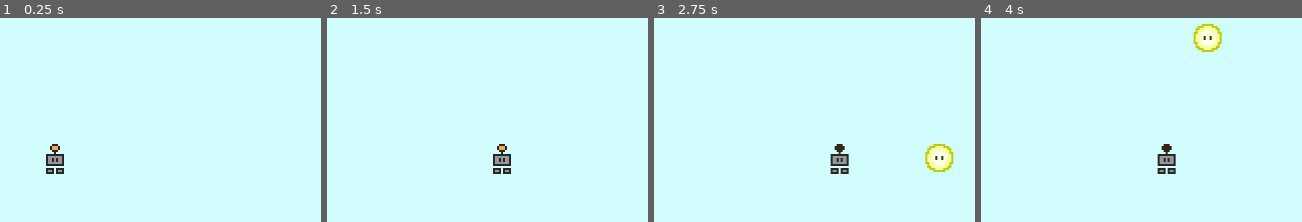
Above: before the commit, frames 1-4 (left to right).
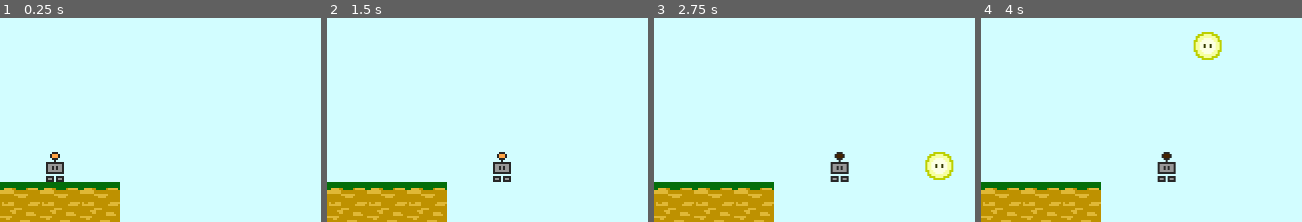
Above: after the commit, the same moments.

Repository: pupungeggang2/2D-Platformer-Godot
Game: Godot game, scene res://Scene/game.tscn
Two runs of this game, one before a commit and one after it. Both use one fixed random seed, a clock stepped at 60 frames per second and the inputs below. This scene is started directly instead of the project's main scene.
Inputs (mouse positions are in pixels of both pictures, inside the frame that each line leads up to):
- Up to frame 1 (0.25 s): no input
- Up to frame 2 (1.5 s): tap Enter at 0.5 s; move the mouse to (outside the picture) at 0.52 s; hold Right (right) 0.53-1.28 s; click (outside the picture) at 0.6 s; move the mouse to (outside the picture) at 1.27 s; hold Down (down) from 1.28 s (still down); click (outside the picture) at 1.35 s
- Up to frame 3 (2.75 s): tap Space at 2 s; move the mouse to (outside the picture) at 2.02 s; release Down (down) at 2.03 s; hold Right (right) from 2.03 s (still down); tap Z (toggle_mode) at 2.1 s; click (outside the picture) at 2.3 s
- Up to frame 4 (4 s): move the mouse to (outside the picture) at 2.77 s; release Right (right) at 2.78 s; hold Up (up) 2.78-3.53 s; click (outside the picture) at 2.85 s; move the mouse to (outside the picture) at 3.52 s; hold Left (left) from 3.53 s (still down); click (outside the picture) at 3.6 s

The runs differ from the first frame. In frame 1, 8.0% of the frame differs, in the area x 0-38%, y 61-100%; in frame 2, 8.0%; in frame 3, 9.3%, in the area x 0-94%, y 61-100%; in frame 4, 9.3%.

Commit message:
0.0.2

Diff:
--- a/Game/Scene/game.tscn
+++ b/Game/Scene/game.tscn
@@ -28,3 +28,5 @@
 [node name="MachineOn" type="Sprite" parent="PlayerMachine"]
 texture = ExtResource( 3 )
 centered = false
+
+[node name="Map" type="Node2D" parent="."]
--- /dev/null
+++ b/Game/Script/data.gd
@@ -0,0 +1,3 @@
+extends Node
+
+var texture_floor = load('res://Image/Grass.png')
--- a/Game/Script/scene_game.gd
+++ b/Game/Script/scene_game.gd
@@ -5,6 +5,7 @@
 
 func _ready():
 	player_mode_set(0)
+	map_generate()
 
 func _process(delta):
 	player_move(delta)
@@ -42,6 +43,18 @@
 
 	if Input.is_action_just_released('down'):
 		Variable.input['down'] = false
+
+func map_generate():
+	var node_map = get_node('Map')
+
+	for i in range(15):
+		for j in range(20):
+			if Variable.block[i][j] == 1:
+				var temp_sprite = Sprite.new()
+				temp_sprite.texture = Data.texture_floor
+				temp_sprite.centered = false
+				temp_sprite.position = Vector2(j * 40, i * 40)
+				add_child_below_node(node_map, temp_sprite)
 
 func player_move(delta):
 	var temp_position_elemental = VarPlayer.position_elemental
--- a/Game/Script/var_player.gd
+++ b/Game/Script/var_player.gd
@@ -1,7 +1,7 @@
 extends Node
 
-var position_machine = Vector2(40, 520)
-var position_elemental = Vector2(40, 520)
+var position_machine = Vector2(40, 528)
+var position_elemental = Vector2(40, 528)
 var elemental_mode = false
 var power = ''
 var speed = 160
--- a/Game/Script/variable.gd
+++ b/Game/Script/variable.gd
@@ -6,3 +6,39 @@
 	'up' : false,
 	'down' : false,
 }
+
+var wall = [
+	[0, 0, 0, 0, 0, 0, 0, 0, 0, 0, 0, 0, 0, 0, 0, 0, 0, 0, 0, 0],
+	[0, 0, 0, 0, 0, 0, 0, 0, 0, 0, 0, 0, 0, 0, 0, 0, 0, 0, 0, 0],
+	[0, 0, 0, 0, 0, 0, 0, 0, 0, 0, 0, 0, 0, 0, 0, 0, 0, 0, 0, 0],
+	[0, 0, 0, 0, 0, 0, 0, 0, 0, 0, 0, 0, 0, 0, 0, 0, 0, 0, 0, 0],
+	[0, 0, 0, 0, 0, 0, 0, 0, 0, 0, 0, 0, 0, 0, 0, 0, 0, 0, 0, 0],
+	[0, 0, 0, 0, 0, 0, 0, 0, 0, 0, 0, 0, 0, 0, 0, 0, 0, 0, 0, 0],
+	[0, 0, 0, 0, 0, 0, 0, 0, 0, 0, 0, 0, 0, 0, 0, 0, 0, 0, 0, 0],
+	[0, 0, 0, 0, 0, 0, 0, 0, 0, 0, 0, 0, 0, 0, 0, 0, 0, 0, 0, 0],
+	[0, 0, 0, 0, 0, 0, 0, 0, 0, 0, 0, 0, 0, 0, 0, 0, 0, 0, 0, 0],
+	[0, 0, 0, 0, 0, 0, 0, 0, 0, 0, 0, 0, 0, 0, 0, 0, 0, 0, 0, 0],
+	[0, 0, 0, 0, 0, 0, 0, 0, 0, 0, 0, 0, 0, 0, 0, 0, 0, 0, 0, 0],
+	[0, 0, 0, 0, 0, 0, 0, 0, 0, 0, 0, 0, 0, 0, 0, 0, 0, 0, 0, 0],
+	[0, 0, 0, 0, 0, 0, 0, 0, 0, 0, 0, 0, 0, 0, 0, 0, 0, 0, 0, 0],
+	[0, 0, 0, 0, 0, 0, 0, 0, 0, 0, 0, 0, 0, 0, 0, 0, 0, 0, 0, 0],
+	[1, 1, 1, 0, 0, 0, 0, 0, 0, 0, 0, 0, 0, 0, 0, 0, 0, 0, 0, 0],
+]
+
+var block = [
+	[0, 0, 0, 0, 0, 0, 0, 0, 0, 0, 0, 0, 0, 0, 0, 0, 0, 0, 0, 0],
+	[0, 0, 0, 0, 0, 0, 0, 0, 0, 0, 0, 0, 0, 0, 0, 0, 0, 0, 0, 0],
+	[0, 0, 0, 0, 0, 0, 0, 0, 0, 0, 0, 0, 0, 0, 0, 0, 0, 0, 0, 0],
+	[0, 0, 0, 0, 0, 0, 0, 0, 0, 0, 0, 0, 0, 0, 0, 0, 0, 0, 0, 0],
+	[0, 0, 0, 0, 0, 0, 0, 0, 0, 0, 0, 0, 0, 0, 0, 0, 0, 0, 0, 0],
+	[0, 0, 0, 0, 0, 0, 0, 0, 0, 0, 0, 0, 0, 0, 0, 0, 0, 0, 0, 0],
+	[0, 0, 0, 0, 0, 0, 0, 0, 0, 0, 0, 0, 0, 0, 0, 0, 0, 0, 0, 0],
+	[0, 0, 0, 0, 0, 0, 0, 0, 0, 0, 0, 0, 0, 0, 0, 0, 0, 0, 0, 0],
+	[0, 0, 0, 0, 0, 0, 0, 0, 0, 0, 0, 0, 0, 0, 0, 0, 0, 0, 0, 0],
+	[0, 0, 0, 0, 0, 0, 0, 0, 0, 0, 0, 0, 0, 0, 0, 0, 0, 0, 0, 0],
+	[0, 0, 0, 0, 0, 0, 0, 0, 0, 0, 0, 0, 0, 0, 0, 0, 0, 0, 0, 0],
+	[0, 0, 0, 0, 0, 0, 0, 0, 0, 0, 0, 0, 0, 0, 0, 0, 0, 0, 0, 0],
+	[0, 0, 0, 0, 0, 0, 0, 0, 0, 0, 0, 0, 0, 0, 0, 0, 0, 0, 0, 0],
+	[0, 0, 0, 0, 0, 0, 0, 0, 0, 0, 0, 0, 0, 0, 0, 0, 0, 0, 0, 0],
+	[1, 1, 1, 0, 0, 0, 0, 0, 0, 0, 0, 0, 0, 0, 0, 0, 0, 0, 0, 0],
+]
--- a/Game/project.godot
+++ b/Game/project.godot
@@ -21,6 +21,7 @@
 VarPlayer="*res://Script/var_player.gd"
 UI="*res://Script/UI.gd"
 Field="*res://Script/field.gd"
+Data="*res://Script/data.gd"
 
 [display]
 
